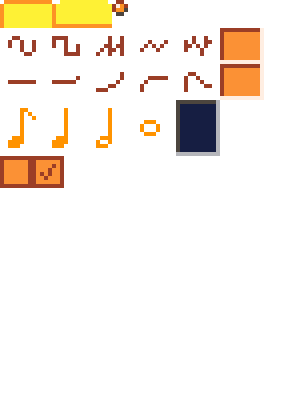
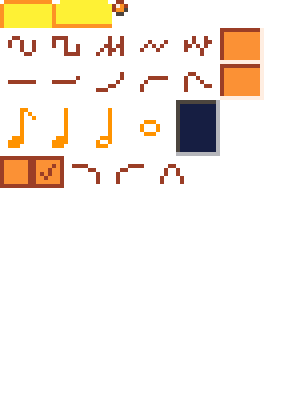
Layered file, before and after one edit (300x400). Changes by layer:
added layer "filters" above "checkbox" over bbox(72, 164, 184, 184)
